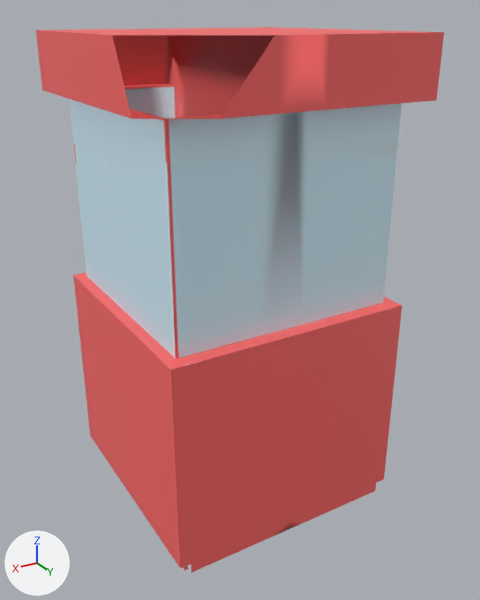
Renders of the FBX model Assets/Models/Machine/PlinkoMachine.fbx from each side of a commit.
One viewpoint serves both versions: a 50 mm camera at (2.19, 3.83, 3.7) aimed at (-0.12, -0.02, 1.78). Arrows for +X, +Y and +Z are at lower left; the lights stay in place. The picture after the commit comes second. Everything nearer to the camera than a plane just in front of the edit is cut away. Where no turn or scale is listed for an object, it has been applied to the vertices. Vertices at exactly the same position are counted once.

Before the edit, the objects in view are built like this:
```python
me_cube = bpy.data.meshes.new('Cube')
me_cube.from_pydata(...)  # 862 vertices, 854 faces; spans x -0.93..0.93, y -1.23..0.89, z -0.87..2.44
me_cube.materials.append(mat_material)  # picture img_plinkomachine_png
ob_cube = bpy.data.objects.new('Cube', me_cube)
ob_cube.location = (-0.016, 0.0, 1.169)
```
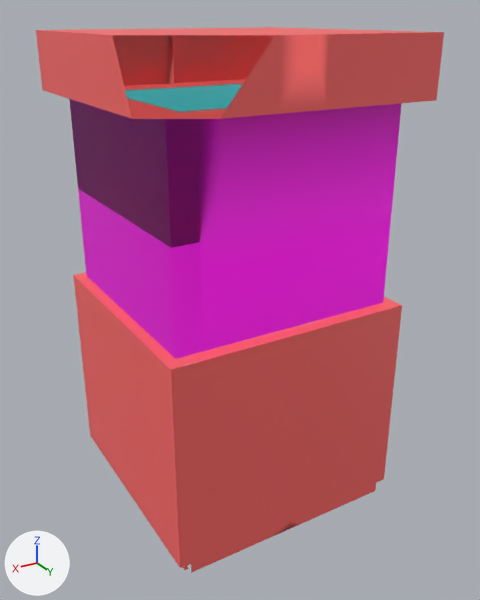
The newer file is also turned or shifted as a whole; pictures and numbers use the older file's frame.

Where the change shows, as pixel boxes [x1, y1, x2, y2] in the pictures (480 x 600 px):
part 1 of me_cube, reshaped
    before: [172, 35, 275, 118]
    after: [125, 81, 245, 119]
part 2 of me_cube, recoloured (darker)
    before: [69, 85, 402, 359]
    after: [69, 99, 402, 359]

The edits, one by one:
Material 'Emission' (mat_emission) is new.
Its base color is (0.00866, 0.758, 0.801) (cyan #17e2e7).
Material 'TransparentGlass' (mat_transparentglass) is new.
Its base color is (0.8, 0.0, 0.677) (pink #e700d7).
Material 'fakeTransparent' (mat_faketransparent) is new.
Its base color is (0.732, 0.8, 0.0) (yellow #dee700).
Material 'RedButton' (mat_redbutton) is new.
Its base color is (0.8, 0.0, 0.0179) (red #e70024).
me_cube is used by ob_cube; location (-0.016, 0.0, 1.169).
me_cube had 862 vertices, 854 faces and spanned x -0.93..0.93, y -1.23..0.89, z -0.87..2.44.
me_cube now has 862 vertices, 858 faces and spans x -0.93..0.93, y -1.23..0.89, z -0.87..2.44.
Part 1, on me_cube:
4 vertices are removed from x 0.0, y -0.6..0.56, z 0.72..2.06.
6 faces are deleted.
4 vertices are added at (-0.61, 0.56, 2.06), (-0.62, -0.6, 2.06), (0.61, -0.6, 2.06), (0.61, 0.56, 2.06).
1 new face joins them, mat_faketransparent (yellow #dee700).
8 new faces join them, mat_material (picture img_plinkomachine_png).
1 new face joins them, mat_emission (cyan #17e2e7).
me_cube part 2: 34 faces spanning x -0.78..0.78, y -0.78..0.75, z 0.72..2.06 switch from mat_material (picture img_plinkomachine_png) to mat_transparentglass (pink #e700d7).
me_cube gains material mat_redbutton (red #e70024).
me_cube gains material mat_emission (cyan #17e2e7).
me_cube gains material mat_faketransparent (yellow #dee700).
